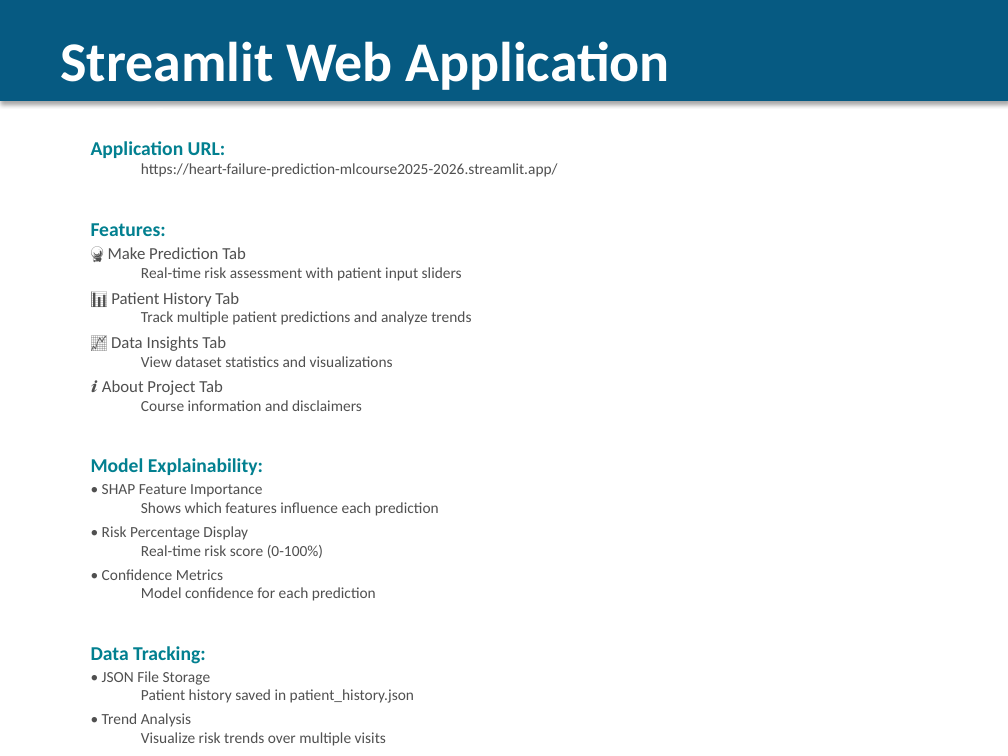
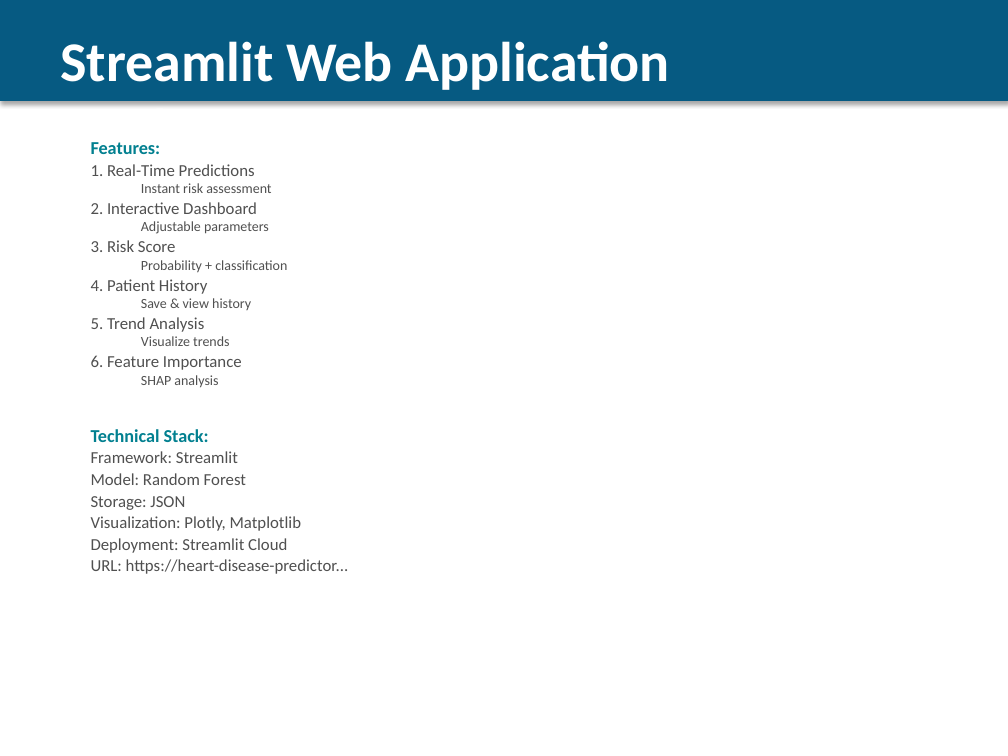
Before and after one commit to Mahdi-20/Heart-Failure-Prediction-Dataset, a slide deck: slide 13 of Heart_Failure_Presentation.pptx (slide 12 before the commit). Drawn at 1008x756 pixels with LibreOffice and Linux fonts; fonts in the diff are those of the drawing. Boxes give left, top, right and bottom in pixels: in the first picture for what was removed or moved away, otherwise in the second. Text is boxed around its words. In the diff, an @@ line names an element or a change of style, - is before the commit and + after.

Commit message:
Update Heart_Failure_Presentation.pptx with Deep Learning integration
Complete presentation refresh with:
- 14 comprehensive slides (expanded from 13)
- Deep Learning (TensorFlow/Keras Neural Network) fully integrated
- All 6 models performance comparison with detailed metrics
- Neural network architecture details slide
- Model selection infographic showing Random Forest as recommended
- Clear justification: highest recall (87.53%) for healthcare deployment
- Professional visualizations and color-coded recommendations
- Ready for course presentation

Key metrics included:
- Random Forest: ROC-AUC 0.9239, Recall 87.53%
- Neural Network: ROC-AUC 0.9212, Recall 84.31%
- Clear recommendation: Random Forest for production due to healthcare priority (higher recall)

```diff
--- a/Heart_Failure_Presentation.pptx
+++ b/Heart_Failure_Presentation.pptx
@@ text at (x1=91, y1=141, x2=558, y2=177): paragraphs removed @@
-Application URL:
-  https://heart-failure-prediction-mlcourse2025-2026.streamlit.app/
@@ text at (x1=91, y1=142, x2=161, y2=154): size 14 to 13 pt in "Features:"; less space between paragraphs @@
@@ text at (x1=91, y1=164, x2=349, y2=574): text changed; size 11 to 12 pt @@
-🔮 Make Prediction Tab
-  Real-time risk assessment with patient input sliders
-📊 Patient History Tab
-  Track multiple patient predictions and analyze trends
-📈 Data Insights Tab
-  View dataset statistics and visualizations
-ℹ️ About Project Tab
-  Course information and disclaimers
-Model Explainability:
-• SHAP Feature Importance
-  Shows which features influence each prediction
-• Risk Percentage Display
-  Real-time risk score (0-100%)
-• Confidence Metrics
-  Model confidence for each prediction
-Data Tracking:
-• JSON File Storage
-  Patient history saved in patient_history.json
-• Trend Analysis
-  Visualize risk trends over multiple visits
-• Patient Information Display
-  Age, sex, and clinical measurements shown
+1. Real-Time Predictions
+  Instant risk assessment
+2. Interactive Dashboard
+  Adjustable parameters
+3. Risk Score
+  Probability + classification
+4. Patient History
+  Save & view history
+5. Trend Analysis
+  Visualize trends
+6. Feature Importance
+  SHAP analysis
+Technical Stack:
+Framework: Streamlit
+Model: Random Forest
+Storage: JSON
+Visualization: Plotly, Matplotlib
+Deployment: Streamlit Cloud
+URL: https://heart-disease-predictor...
```
Also in this commit, not shown: 9 other slides changed, 3 slides added, 2 slides removed, 1 other file.
